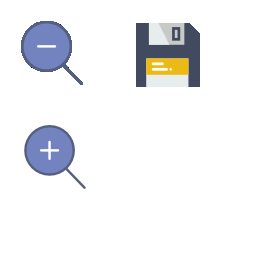
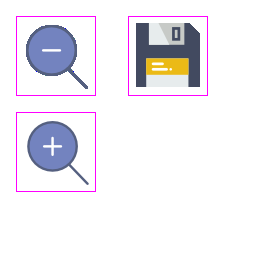
Layer changes from the first 256 x 256 image to the second:
painted on "name=zoom_in columns=1 rows=1" over [16, 112, 96, 192]
painted on "name=save columns=1 rows=1" over [128, 16, 208, 96]
painted on "name=zoom_out columns=1 rows=1" over [16, 16, 96, 96]
